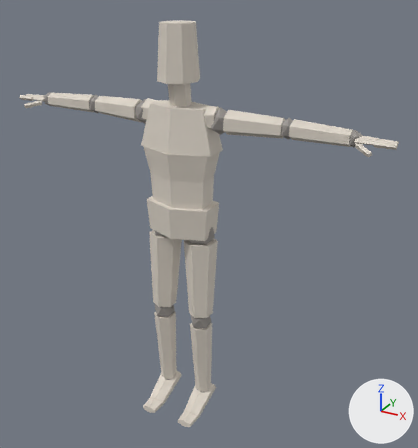
An edit to the Blender file assets/models/characters/base/model.blend, drawn before and after from the same camera.
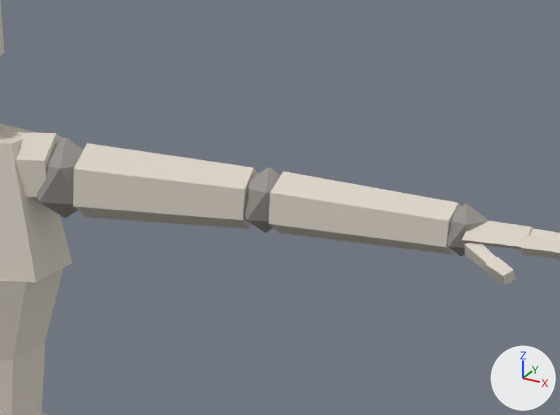
The first picture shows the older version from a camera (50 mm lens) standing at (1.238, -2.011, 2.004) and looking at (0.105, 0.049, 0.974). The close-ups show the older and then the newer version on the part from 48% to 93% of the width and 14% to 45% of the height of that picture. Only the edits that show in the close-ups are written down. Arrows for +X, +Y and +Z are at lower right; the lights stay in place.

Names of what the first close-up shows: 'mannequin'.
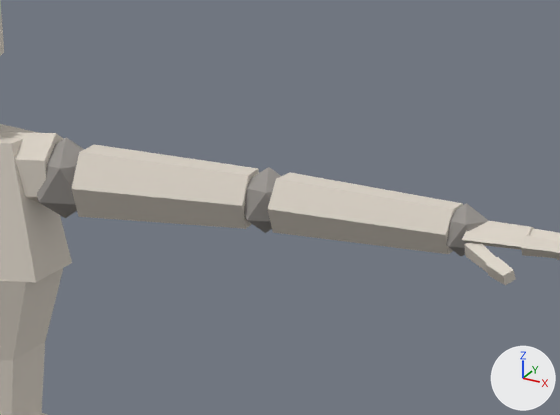
The change, as a list of edits to the scene's bpy script:
```text
Change me_mannequin:
    where me_mannequin.from_pydata(...)  # 500 vertices, 486 faces; spans x -0.88..0.88, y -0.19..0.11, z 0.01..1.82
    used by ob_mannequin; location = (0.0, 0.0, 0.0)
    me_mannequin part 1: the loose piece of 12 vertices spanning x 0.21..0.44, y -0.03..0.06, z 1.4..1.5 is multiplied about its middle by the matrix ((0.995, 0.071, -0.071), (0.071, 0.005, 0.997), (0.071, -0.997, 0.0))
    me_mannequin part 2: the loose piece of 12 vertices spanning x 0.48..0.71, y -0.02..0.06, z 1.41..1.49 is multiplied about its middle by the matrix ((0.994, -0.076, 0.077), (-0.076, 0.006, 0.997), (-0.077, -0.997, 0.0))
```

What differs and where, as boxes (x1, y1, x2, y2) in the close-ups (560 x 415 px; the box of a moved part takes in the faces that stretch with it):
part 1 of me_mannequin, moved or reshaped
    before: (73, 143, 258, 229)
    after: (72, 144, 259, 229)
part 2 of me_mannequin, moved or reshaped
    before: (268, 171, 461, 255)
    after: (268, 172, 463, 254)
